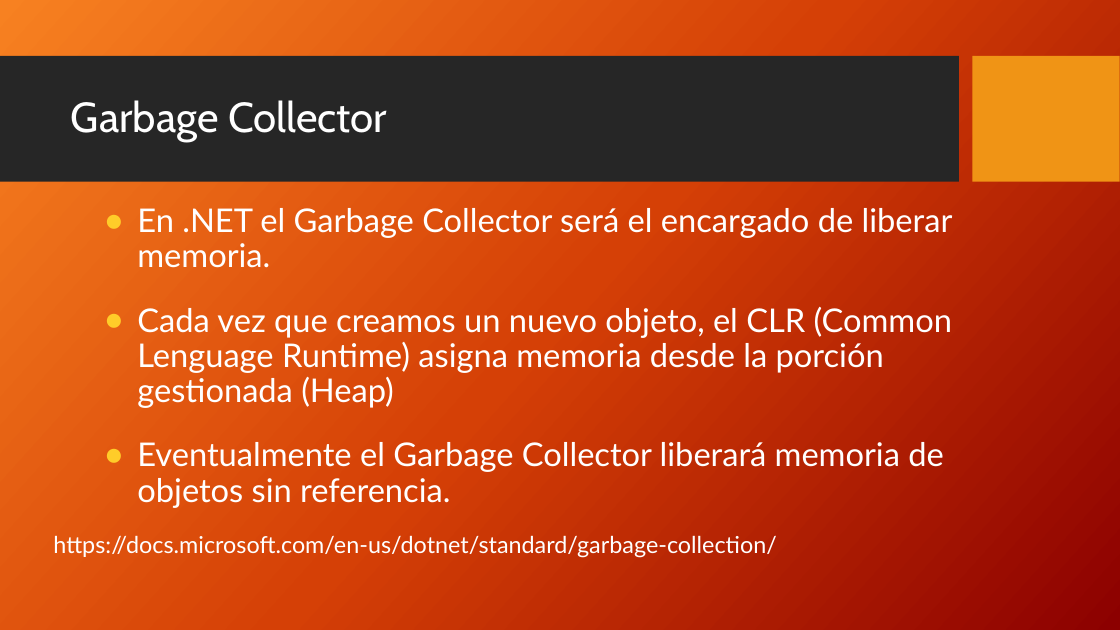
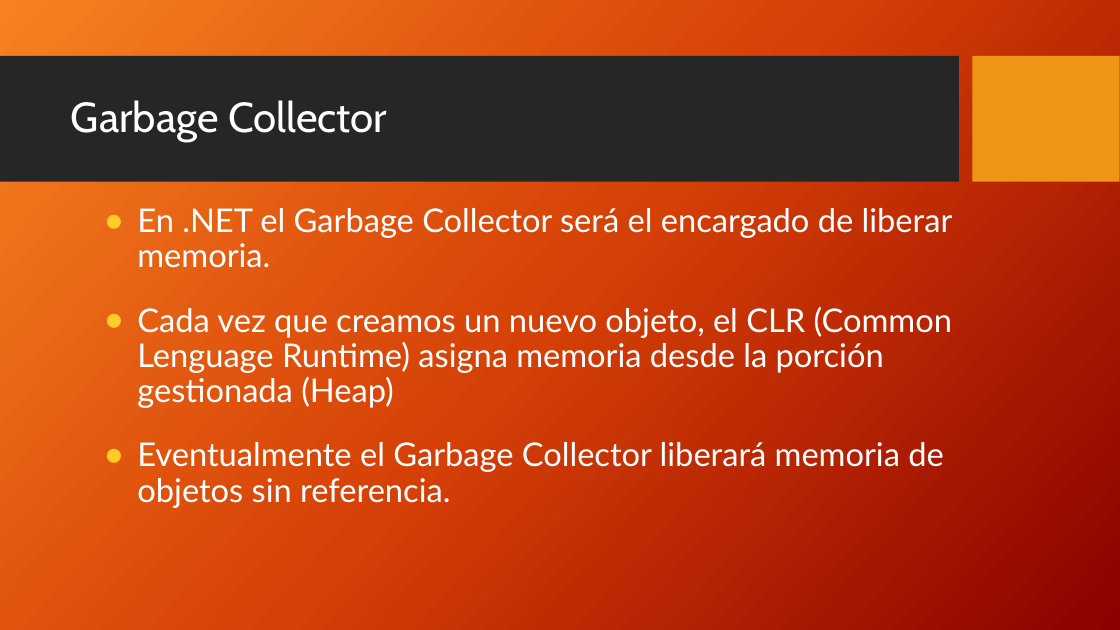
Before and after one commit to FedeDavila1984/utn_prog_y_lab_II, a slide deck: slide 7 of PPTs/ProgramacionII_Clase_03-2018.pptx. Drawn at 1120x630 pixels with LibreOffice and Linux fonts; fonts in the diff are those of the drawing; background and template pictures are left out. Boxes give left, top, right and bottom in pixels: in the first picture for what was removed or moved away, otherwise in the second. Text is boxed around its words. In the diff, an @@ line names an element or a change of style, - is before the commit and + after.

```diff
--- a/PPTs/ProgramacionII_Clase_03-2018.pptx
+++ b/PPTs/ProgramacionII_Clase_03-2018.pptx
@@ subtitle at box(53, 535, 777, 558): paragraph removed @@
-https://docs.microsoft.com/en-us/dotnet/standard/garbage-collection/
```
Also in this commit, not shown: 1 other slide changed, 4 other files.
